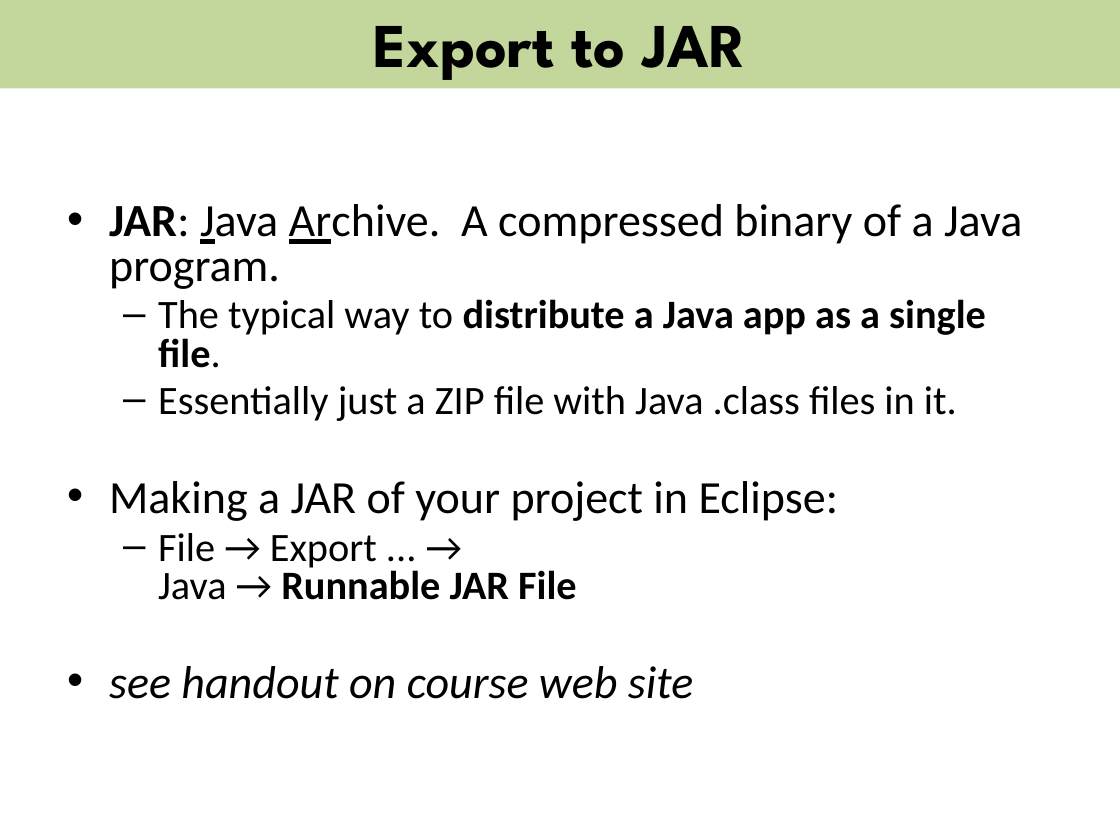
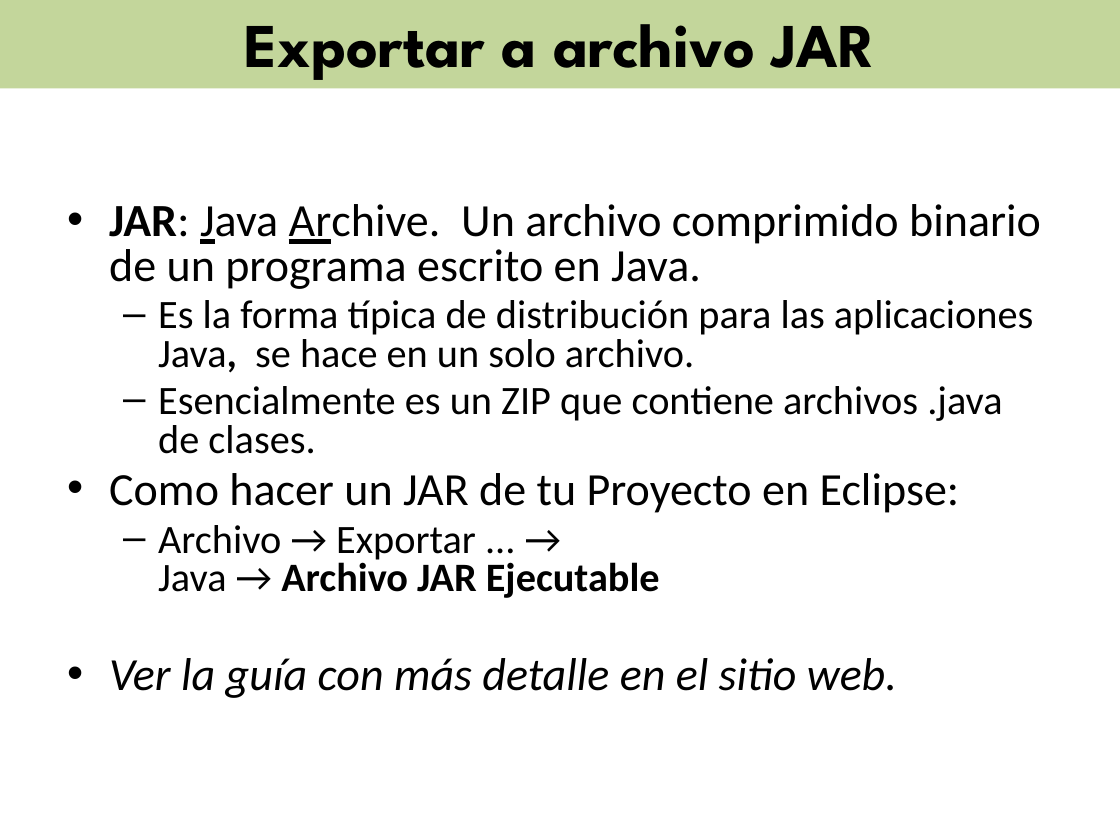
Before and after one commit to csbridge/csbridge2019uniandes, a slide deck: slide 7 of docs/slides/LifeAfterCSBridge.pptx. Drawn at 1120x840 pixels with LibreOffice and Linux fonts; fonts in the diff are those of the drawing. Boxes give left, top, right and bottom in pixels: in the first picture for what was removed or moved away, otherwise in the second. Text is boxed around its words. In the diff, an @@ line names an element or a change of style, - is before the commit and + after.

```diff
--- a/docs/slides/LifeAfterCSBridge.pptx
+++ b/docs/slides/LifeAfterCSBridge.pptx
@@ text in rectangle at [244,24,876,80]: text changed @@
-Export to JAR
+Exportar a archivo JAR
@@ text at [109,204,1041,698]: text changed @@
-• JAR: Java Archive. A compressed binary of a Java program.
-  – The typical way to distribute a Java app as a single file.
-  – Essentially just a ZIP file with Java .class files in it.
-• Making a JAR of your project in Eclipse:
-  – File → Export ... →
-    Java → Runnable JAR File
-• see handout on course web site
+• JAR: Java Archive. Un archivo comprimido binario de un programa escrito en Java.
+  – Es la forma típica de distribución para las aplicaciones Java, se hace en un solo archivo.
+  – Esencialmente es un ZIP que contiene archivos .java de clases.
+• Como hacer un JAR de tu Proyecto en Eclipse:
+  – Archivo → Exportar ... →
+    Java → Archivo JAR Ejecutable
+• Ver la guía con más detalle en el sitio web.
```
Also in this commit, not shown: 6 other slides changed.
